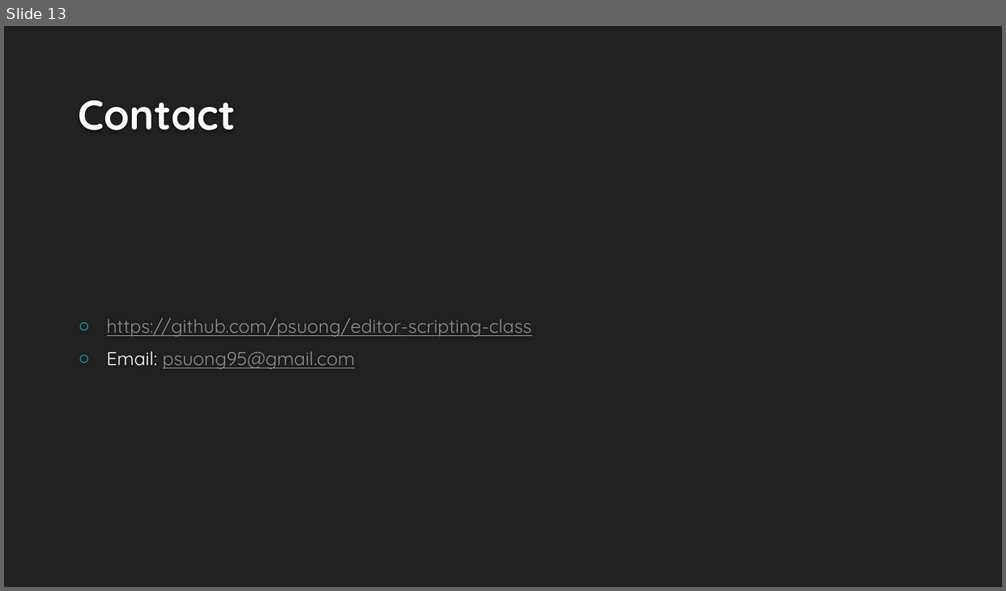
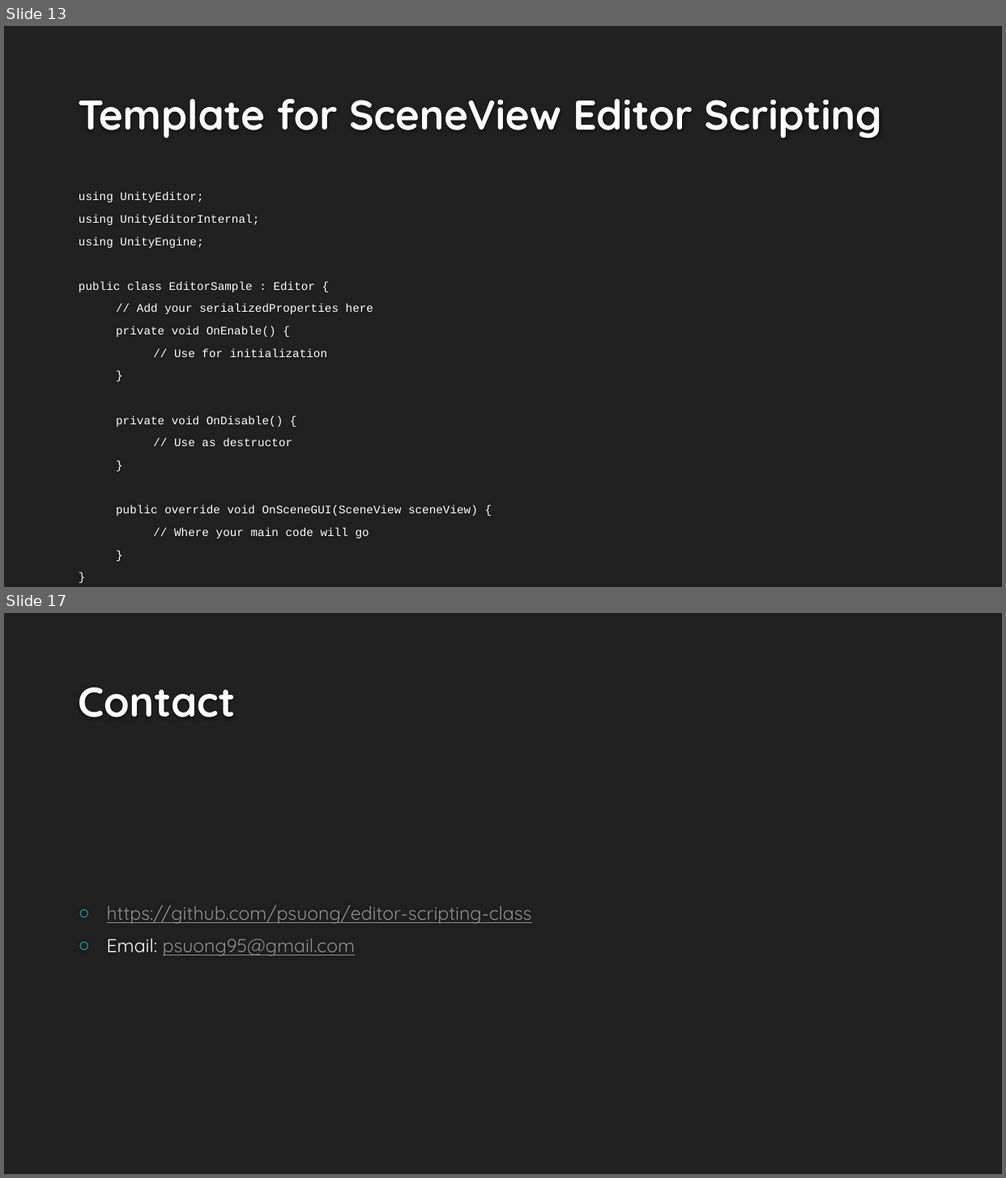
Before and after one commit to psuong/editor-scripting-class, a slide deck: Editor Scripting in Unity.pptx. Shown one above the other, each under a label of ours: slide 13 before the commit, slides 13 and 17 after it; the slides between them are not shown. The pictures are 1006x591 and 1006x1178 pixels, drawn with LibreOffice and Linux fonts; fonts in the diff are those of the drawing; background and template pictures are left out. Boxes give left, top, right and bottom in pixels: in the first picture for what was removed or moved away, otherwise in the second. Text is boxed around its words. In the diff, an @@ line names an element or a change of style, - is before the commit and + after.

```diff
--- a/Editor Scripting in Unity.pptx
+++ b/Editor Scripting in Unity.pptx
@@ slide 13 added at [4, 26, 1002, 587], background #212121 @@
@@ title added at [78, 99, 881, 139], 40 pt, text #FEFEFE, bold @@
+Template for SceneView Editor Scripting
@@ text added at [79, 192, 478, 539], 11.1 pt, text #FFFFFF @@
+using UnityEditor;
+using UnityEditorInternal;
+using UnityEngine;
+public class EditorSample : Editor {
+// Add your serializedProperties here
+private void OnEnable() {
+// Use for initialization
+}
+private void OnDisable() {
+// Use as destructor
+}
+public override void OnSceneGUI(SceneView sceneView) {
+// Where your main code will go
+}
+}
@@ what was slide 13 is now slide 17 @@
```
Also in this commit, not shown: 7 slides changed, 3 other slides added, 5 other files.
